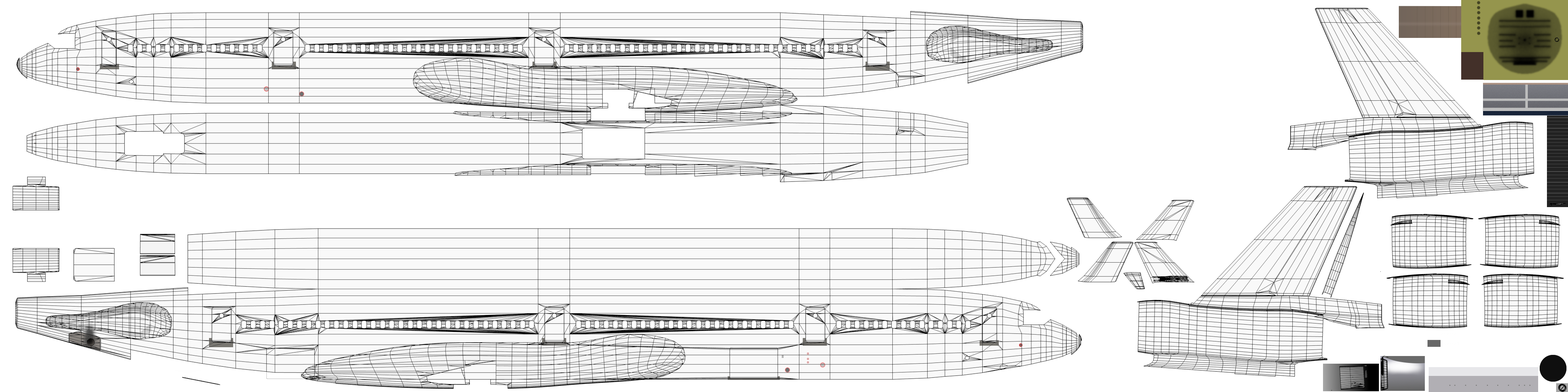
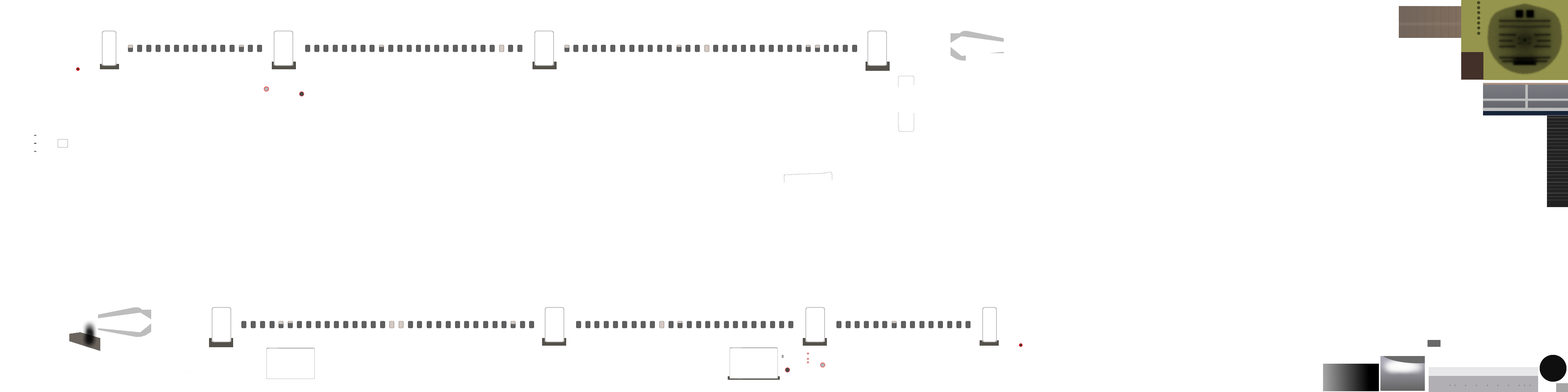
The second 1568 × 392 image is a revision of the first. Changes to its layers:
added layer "Passenger Windows" above "Freighter Windows" over [127, 44, 971, 329]
hid "md-11.png" over [12, 7, 1567, 392]
